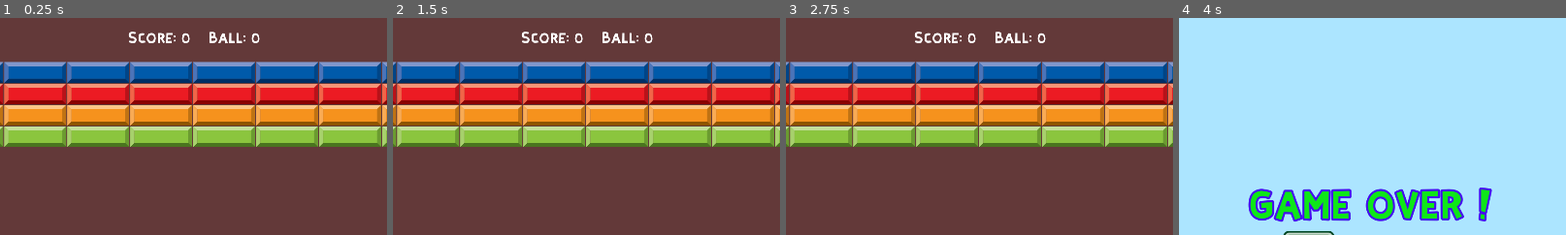
Above: before the commit, frames 1-4 (left to right).
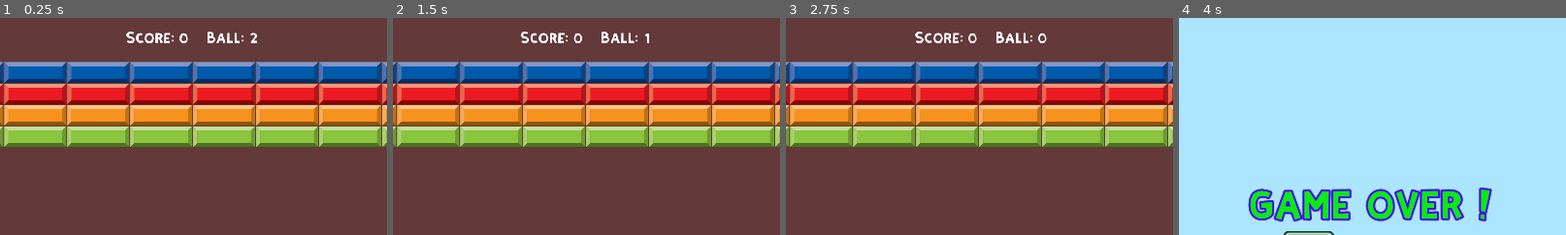
Above: after the commit, the same moments.

Repository: Szczocik/Arcanoid
Game: Godot game, scene res://Levels/Level.tscn
The game is run twice, just before and just after one commit, with the same random seed, the same clock (stepped at 60 frames per second) and the same inputs.
Inputs (mouse positions are % of the whole screen's width and height, from its top left):
- Up to frame 1 (0.25 s): no input
- Up to frame 2 (1.5 s): move the mouse to (72, 45) at 0.52 s; hold Right (ui_right) 0.53-1.28 s; move the mouse to (30, 55) at 1.27 s; hold Left (ui_left) from 1.28 s (still down)
- Up to frame 3 (2.75 s): move the mouse to (60, 28) at 2.02 s; release Left (ui_left) at 2.03 s; hold Right (ui_right) from 2.03 s (still down)
- Up to frame 4 (4 s): move the mouse to (45, 70) at 2.77 s; move the mouse to (80, 65) at 3.52 s; release Right (ui_right) at 3.53 s; hold Left (ui_left) from 3.53 s (still down)
The pictures show only the part of the screen within x 25-75%, y 0-50%; the shares and areas given below are measured in that part.

The runs differ from the first frame. In frame 1, 0.9% of the frame differs, in the area x 32-68%, y 6-12%; in frame 2, 0.5%; in frame 3, 0.5%; in frame 4, nothing differs.

Commit message:
GUI

Diff:
--- a/Ball/Ball.gd
+++ b/Ball/Ball.gd
@@ -15,6 +15,7 @@
 		$CollisionSound.play()
 		if collision_object.collider.is_in_group("bricks"):
 			collision_object.collider.queue_free()
+			get_tree().call_group("Gamestate", "brick_up")
 
 
 
--- /dev/null
+++ b/Bricks/BrickGreen.gd
@@ -0,0 +1,8 @@
+extends StaticBody2D
+
+var taken = false
+
+func brick_dawn():
+	if not taken:
+		taken = true
+		get_tree().call_group("Gamestate", "brick_up")
--- a/Bricks/BrickGreen.tscn
+++ b/Bricks/BrickGreen.tscn
@@ -1,6 +1,7 @@
-[gd_scene load_steps=3 format=2]
+[gd_scene load_steps=4 format=2]
 
 [ext_resource path="res://Assets/03-Breakout-Tiles.png" type="Texture" id=1]
+[ext_resource path="res://Bricks/BrickGreen.gd" type="Script" id=2]
 
 [sub_resource type="RectangleShape2D" id=1]
 extents = Vector2( 191.382, 63.9375 )
@@ -9,6 +10,7 @@
 "bricks",
 ]]
 position = Vector2( 126, 252 )
+script = ExtResource( 2 )
 __meta__ = {
 "_edit_group_": true
 }
--- a/GUI/GUI.gd
+++ b/GUI/GUI.gd
@@ -5,5 +5,6 @@
 	$Control/TextureRect/HBoxContainer/PlayerScore.text = "Score: 0"
 	$Control/TextureRect/HBoxContainer/BallScore.text = "Ball: 0"
 
-func update_GUI(PlayerScore):
+func update_GUI(PlayerScore, Ball):
 	$Control/TextureRect/HBoxContainer/PlayerScore.text = "Score: " + str(PlayerScore)
+	$Control/TextureRect/HBoxContainer/BallScore.text = "Ball: " + str(Ball)
--- a/GUI/GUI.tscn
+++ b/GUI/GUI.tscn
@@ -15,9 +15,9 @@
 [node name="Control" type="Control" parent="."]
 anchor_right = 1.0
 anchor_bottom = 1.0
-margin_left = -1.0
+margin_left = 1.1189
 margin_top = 2.0
-margin_right = -1.0
+margin_right = 1.1189
 margin_bottom = 2.0
 __meta__ = {
 "_edit_use_anchors_": false
--- a/Levels/GameState.gd
+++ b/Levels/GameState.gd
@@ -7,17 +7,24 @@
 
 func _ready():
 	add_to_group("Gamestate")
-
-
+	update_GUI()
 
 
 func _on_Bottom_body_entered(body):
 	$Ball.position = Vector2(960, 540)
 	Ball -= 1
+	update_GUI()
 	if Ball < 0:
 		game_over()
 
 
+func brick_up():
+	PlayerScore += 1
+	update_GUI()
+
+
+func update_GUI():
+	get_tree().call_group("GUI", "update_GUI", PlayerScore, Ball)
 
 
 func game_over():
